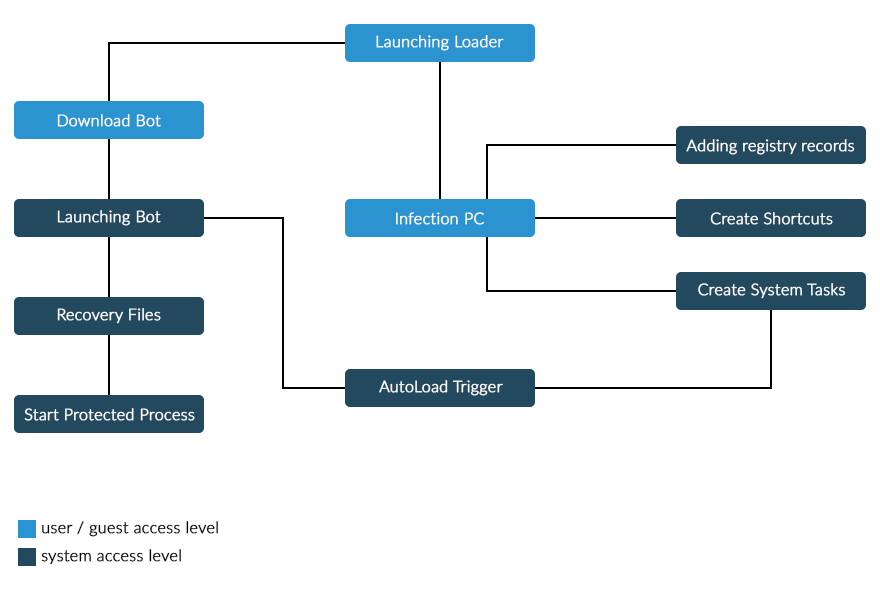
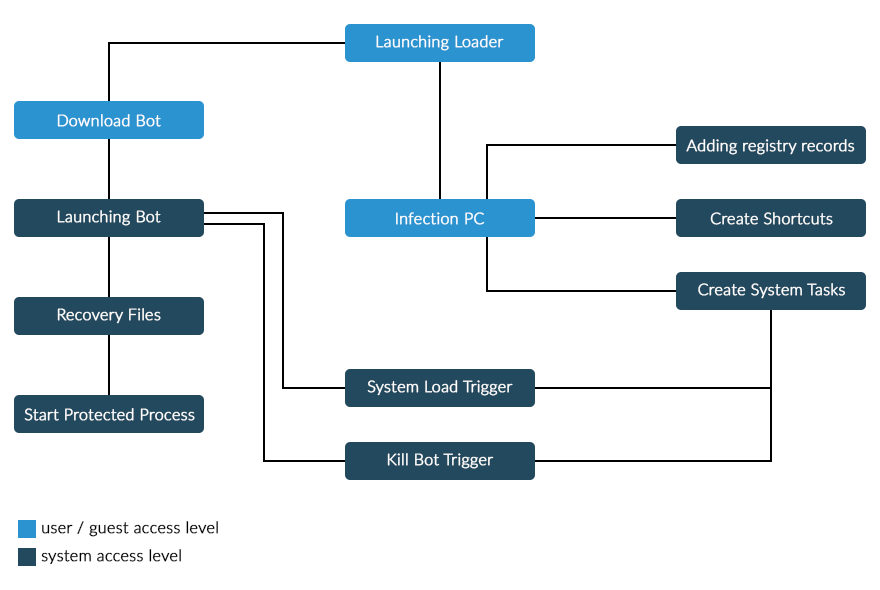
The second 880 × 590 image is a revision of the first. Changes to its layers:
renamed "AutoLoad Trigger" to "System Load Trigger", painted on it over (367, 380, 513, 396)
added group "3.2_autoreload" with 2 layers in group "algorithm" over (345, 442, 535, 480)
added layer "Kill Bot Trigger" in group "3.2_autoreload" over (387, 453, 494, 469)
added layer "Прямоугольник, скругл. углы 2" (7th of 7, in "algorithm" › "3.2_autoreload") in group "3.2_autoreload" over (345, 442, 535, 480)
added layer "Фигура 9 копия 2" in group "lines" over (263, 225, 265, 391)
added layer "Фигура 9 копия" in group "lines" over (263, 296, 265, 462)
removed layer "Фигура 8" from group "lines" over (204, 217, 282, 219)
added group "Группа 1" with 2 layers in group "lines" over (204, 212, 284, 225)
added layer "Фигура 8 копия 3" in group "Группа 1" over (204, 223, 265, 225)
added layer "Фигура 8 копия 2" in group "Группа 1" over (204, 212, 284, 214)
added layer "Фигура 7 копия" in group "lines" over (770, 389, 772, 461)
added layer "Фигура 6 копия 3" in group "lines" over (263, 460, 534, 462)
added layer "Фигура 6 копия 2" in group "lines" over (501, 460, 772, 462)
